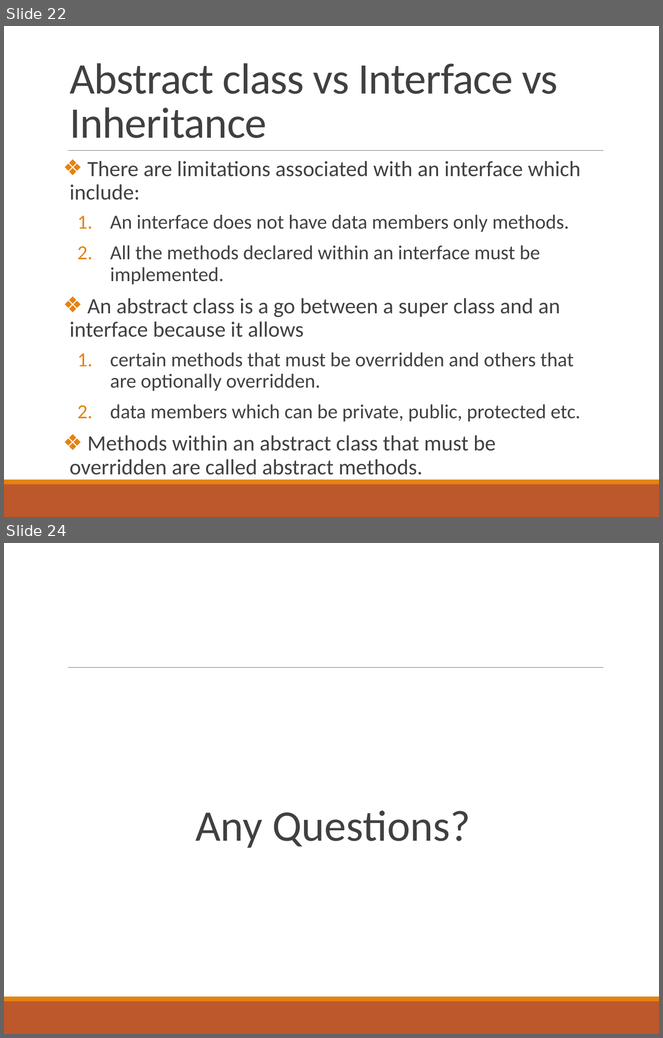
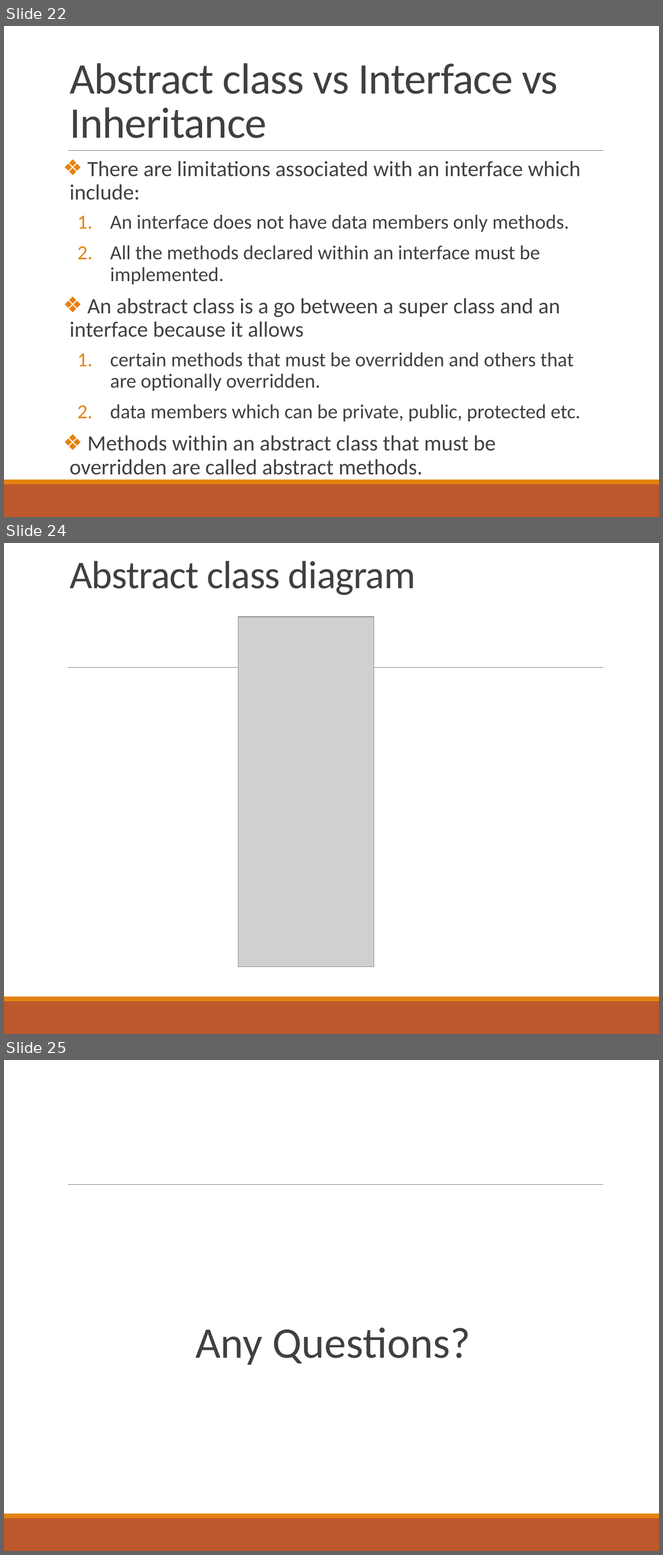
Before and after one commit to deeperj/dillinger, a slide deck: thesis/ukapp2/wqu_isc/sofware_design/Javabc04.pptx. Shown one above the other, each under a label of ours: slides 22 and 24 before the commit, slides 22, 24 and 25 after it; the slides between them are not shown. The pictures are 663x1038 and 663x1555 pixels, drawn with LibreOffice and Linux fonts; fonts in the diff are those of the drawing; grey boxes stand for pictures. Boxes give left, top, right and bottom in pixels: in the first picture for what was removed or moved away, otherwise in the second. Text is boxed around its words. In the diff, an @@ line names an element or a change of style, - is before the commit and + after.

```diff
--- a/thesis/ukapp2/wqu_isc/sofware_design/Javabc04.pptx
+++ b/thesis/ukapp2/wqu_isc/sofware_design/Javabc04.pptx
@@ slide 24 added at (4, 543, 659, 1034), background #FFFFFF; not listed: 3 template elements that a slide beside it also shows @@
@@ title added at (70, 561, 416, 595), 43.2 pt, text #404040 @@
+Abstract class diagram
@@ picture added at (238, 617, 374, 967) @@
@@ what was slide 24 is now slide 25 @@
```
Also in this commit, not shown: 5 slides changed, 2 other slides added, 2 slides removed, 4 other files.
